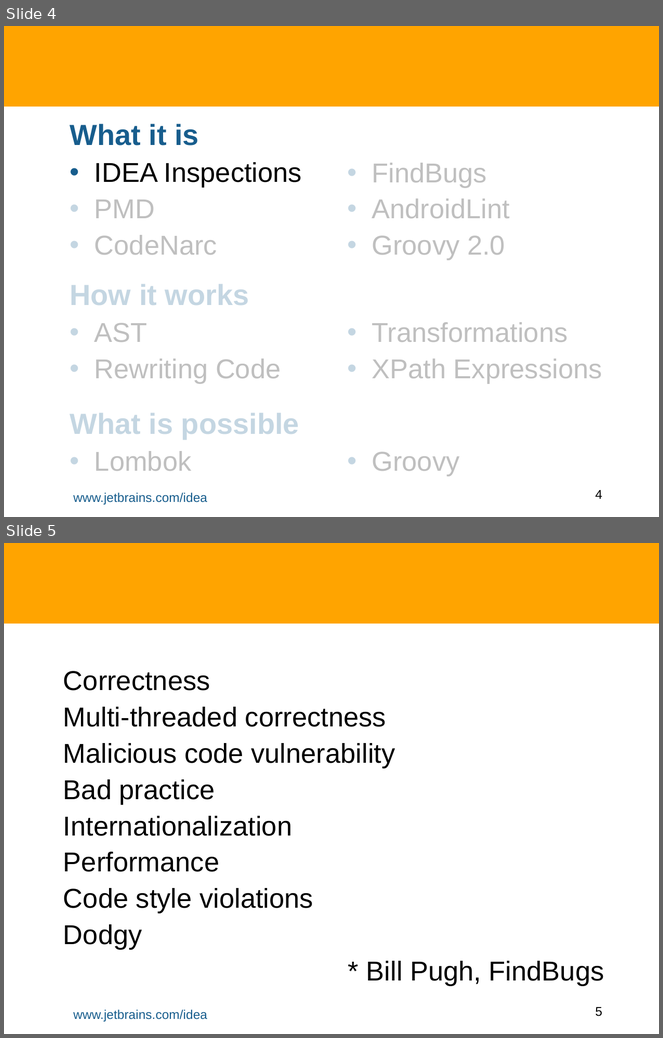
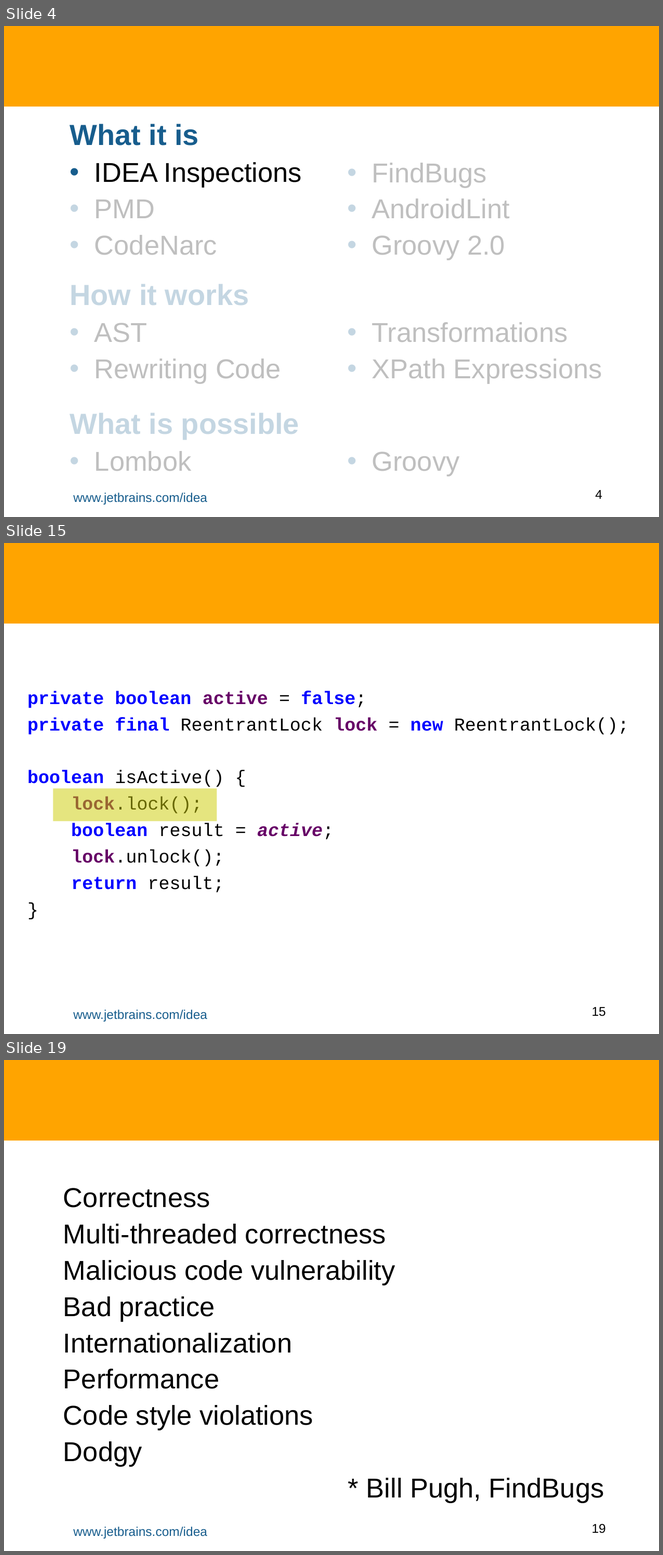
Before and after one commit to HamletDRC/presentations, a slide deck: staticanalysis/StaticAnalysisAndASTTransforms.odp. Shown one above the other, each under a label of ours: slides 4 and 5 before the commit, slides 4, 15 and 19 after it; the slides between them are not shown. The pictures are 663x1038 and 663x1555 pixels, drawn with LibreOffice and Linux fonts; fonts in the diff are those of the drawing; background and template pictures are left out. Boxes give left, top, right and bottom in pixels: in the first picture for what was removed or moved away, otherwise in the second. Text is boxed around its words. In the diff, an @@ line names an element or a change of style, - is before the commit and + after.

```diff
--- a/staticanalysis/StaticAnalysisAndASTTransforms.odp
+++ b/staticanalysis/StaticAnalysisAndASTTransforms.odp
@@ slide 15 added at [4,543,659,1034], background #FFFFFF; not listed: 3 template elements that a slide beside it also shows @@
@@ subtitle added at [27,691,629,893], 20 pt, text #000000, bold @@
+private boolean active = false;
+private final ReentrantLock lock = new ReentrantLock();
+boolean isActive() {
+lock.lock();
+boolean result = active;
+lock.unlock();
+return result;
+}
@@ rectangle added at [53,788,217,822], fill #CCCC00 at 50% opacity @@
@@ what was slide 5 is now slide 19 @@
@@ page number at [592,1524,606,1534]: text changed @@
-5
+19
```
Also in this commit, not shown: 6 slides changed, 16 other slides added, 2 slides removed, 8 other files.
